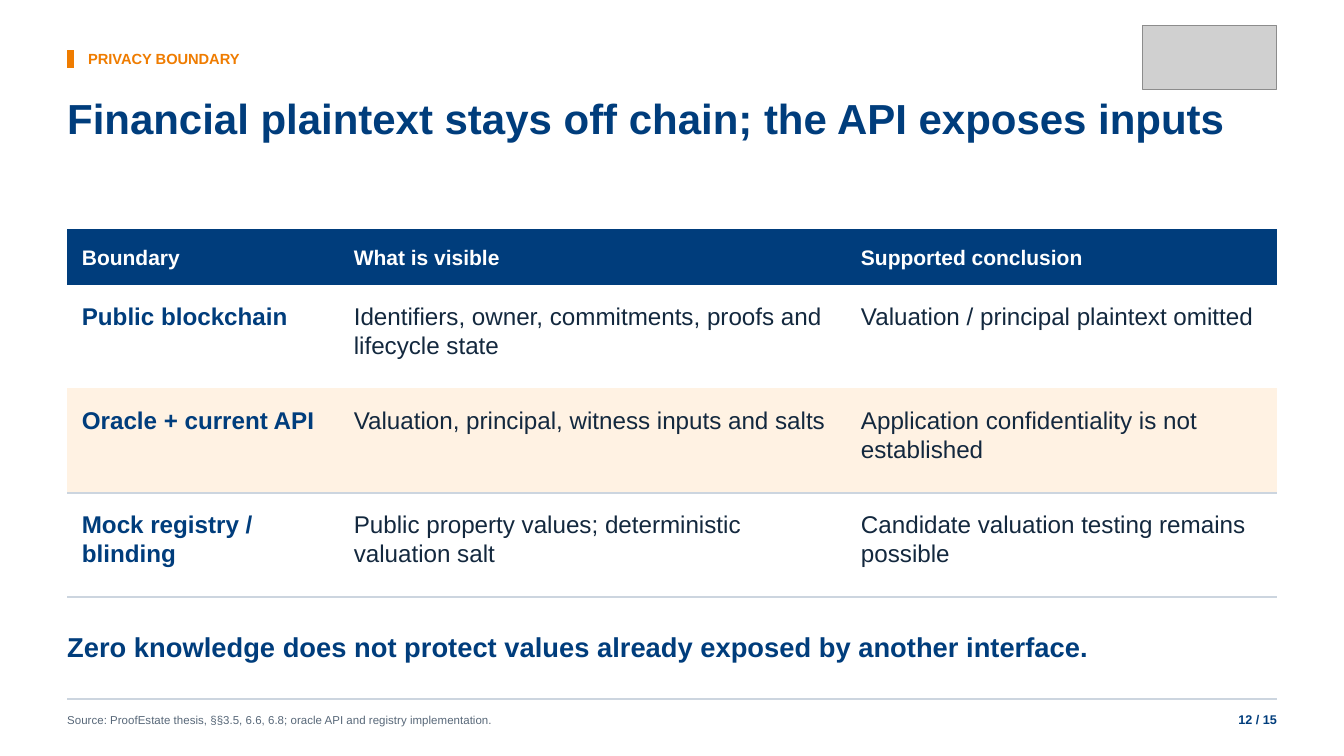
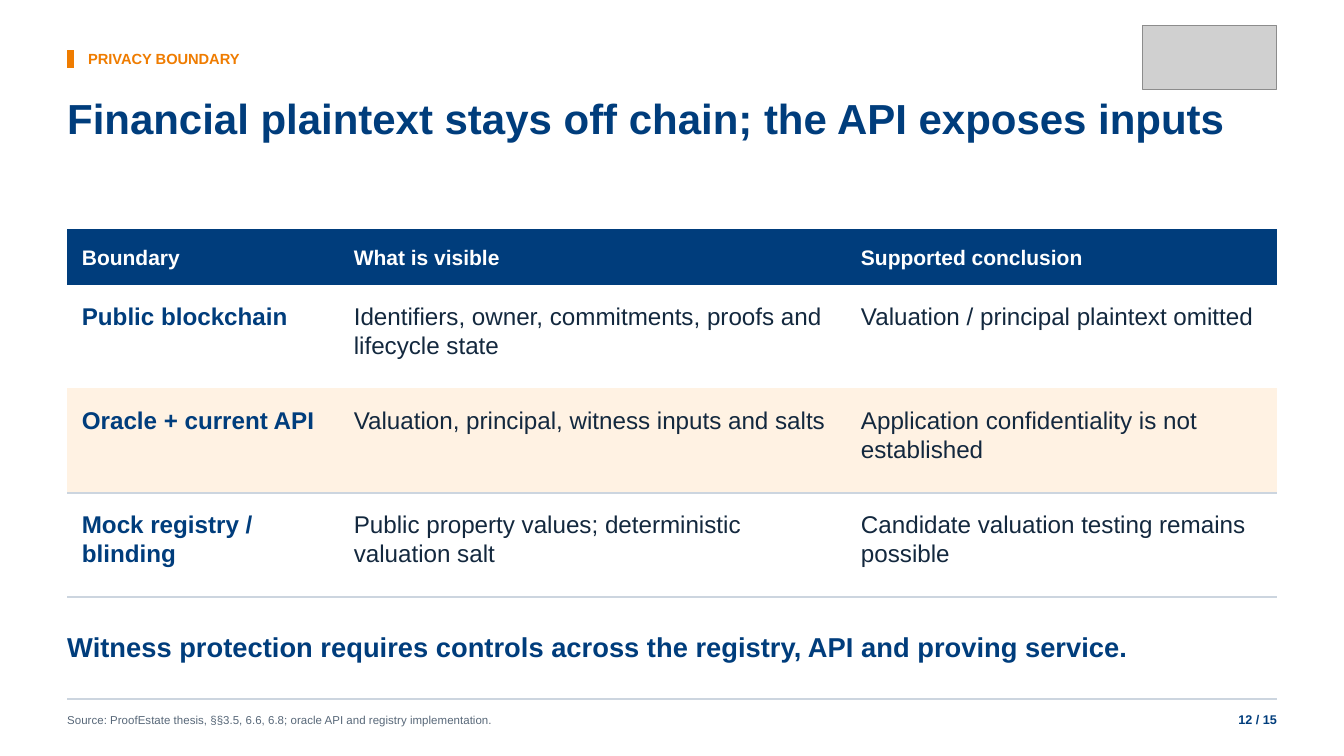
Before and after one commit to Alan42x/proofestate, a slide deck: slide 12 of slides/proofestate-nus-defense-presentation.pptx. Drawn at 1344x756 pixels with LibreOffice and Linux fonts; fonts in the diff are those of the drawing; grey boxes stand for pictures. Boxes give left, top, right and bottom in pixels: in the first picture for what was removed or moved away, otherwise in the second. Text is boxed around its words. In the diff, an @@ line names an element or a change of style, - is before the commit and + after.

```diff
--- a/slides/proofestate-nus-defense-presentation.pptx
+++ b/slides/proofestate-nus-defense-presentation.pptx
@@ text at bbox=[67, 637, 1127, 662]: text changed @@
-Zero knowledge does not protect values already exposed by another interface.
+Witness protection requires controls across the registry, API and proving service.
```
Also in this commit, not shown: 10 other slides changed, 7 other files.
